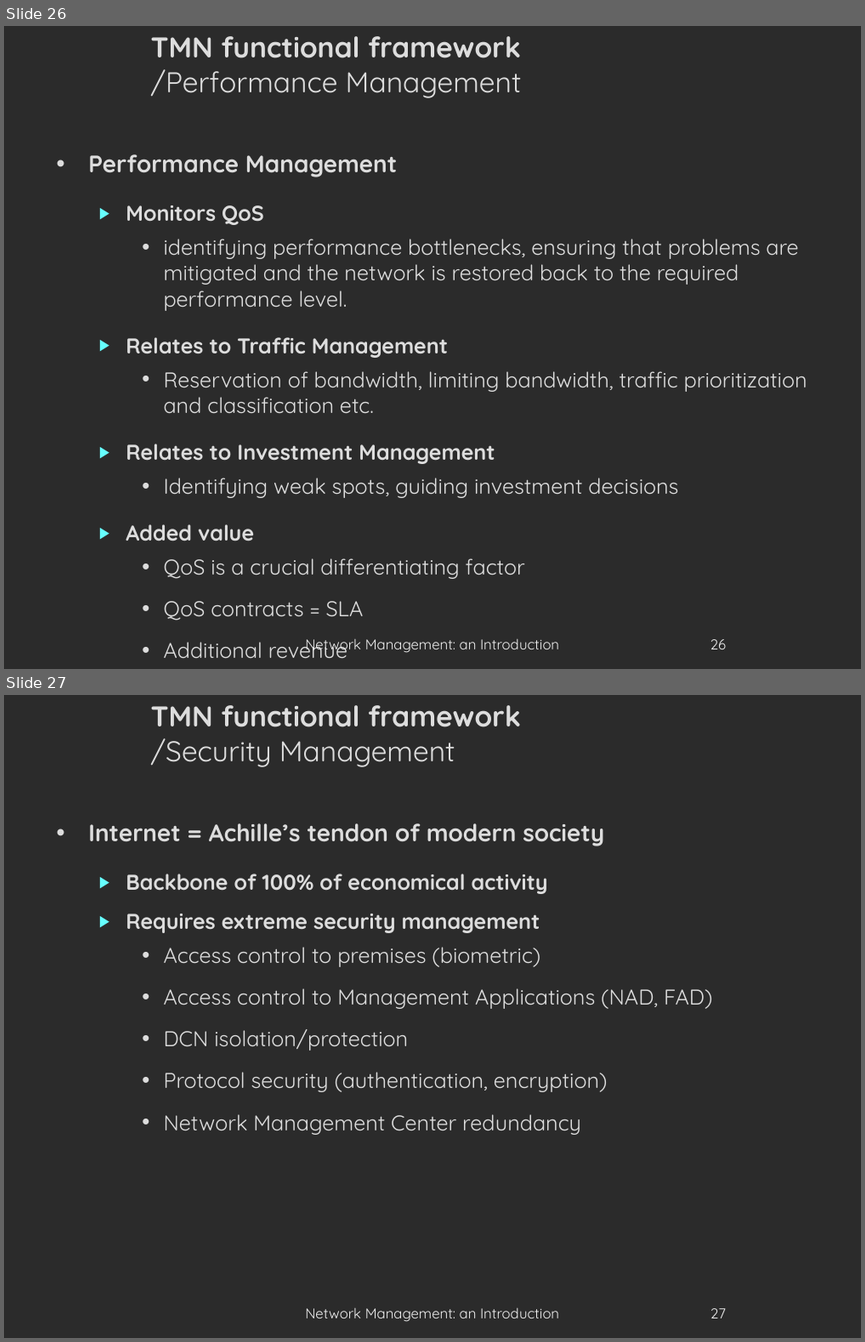
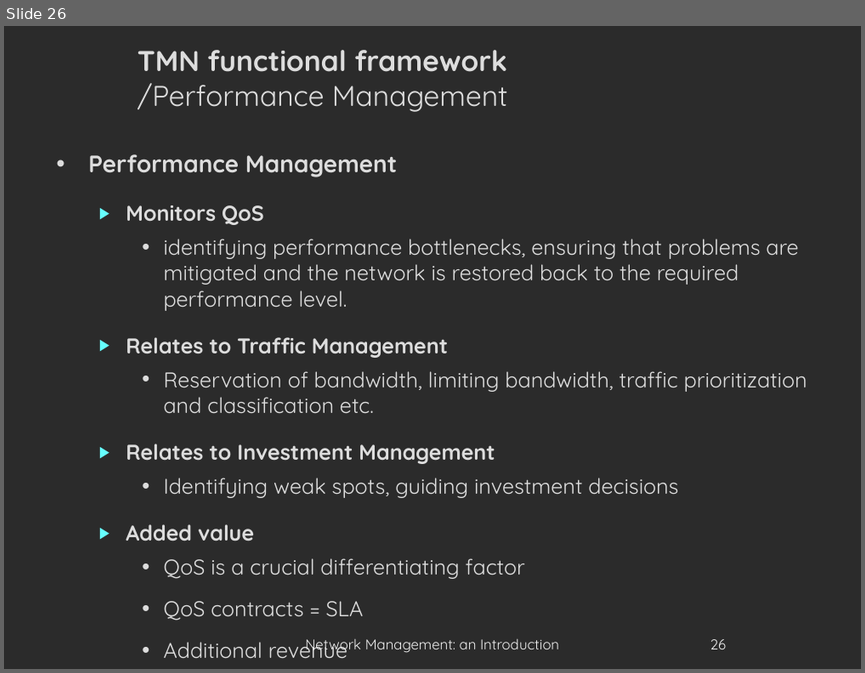
Before and after one commit to danielausparis/globals-3.00, a slide deck: globals-v3.00-test.odp. Shown one above the other, each under a label of ours: slides 26 and 27 before the commit, slide 26 after it. The pictures are 865x1342 and 865x673 pixels, drawn with LibreOffice and Linux fonts; fonts in the diff are those of the drawing; background and template pictures are left out; a plain dark background stands for a picture behind light text. Boxes give left, top, right and bottom in pixels: in the first picture for what was removed or moved away, otherwise in the second. Text is boxed around its words. In the diff, an @@ line names an element or a change of style, - is before the commit and + after.

```diff
--- a/globals-v3.00-test.odp
+++ b/globals-v3.00-test.odp
@@ slide 27 removed at (4, 695, 861, 1338), background picture (left out) @@
@@ title removed at (151, 705, 521, 767) @@
-TMN functional framework
-/Security Management
@@ text removed at (88, 823, 712, 1134) @@
-• Internet = Achille’s tendon of modern society
-  ▶ Backbone of 100% of economical activity
-  ▶ Requires extreme security management
-    • Access control to premises (biometric)
-    • Access control to Management Applications (NAD, FAD)
-    • DCN isolation/protection
-    • Protocol security (authentication, encryption)
-    • Network Management Center redundancy
@@ text removed at (305, 1307, 559, 1321) @@
-Network Management: an Introduction
@@ page number removed at (710, 1308, 726, 1318) @@
-27
@@ slide 26 changed as well @@
@@ title "TMN functional framework /Performance Management": place and size @@
-title "TMN functional framework /Performance Management" at (151, 36, 522, 98)
+title "TMN functional framework /Performance Management" at (137, 50, 508, 112)
```
Also in this commit, not shown: 57 other slides changed, 2 other slides removed.
